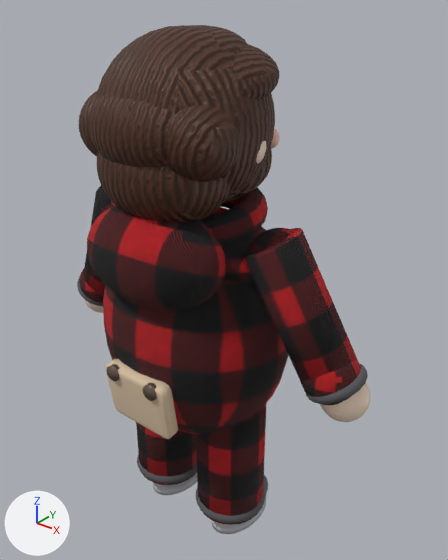
What one commit did to the glTF model assets/models/plaid_hero.glb.
Camera for both pictures: a 50 mm camera at (1.5, -1.69, 2.29) aimed at (0.07, 0.1, 1.18). Lighting does not change. The marker at lower left points along +X, +Y and +Z. The older version comes first. Vertices at exactly the same position are counted once.

The first picture shows 'HeroHead', 'HeroLeftArm', 'HeroLeftLeg', 'HeroRightArm', 'HeroRightLeg', 'HeroTorso'.
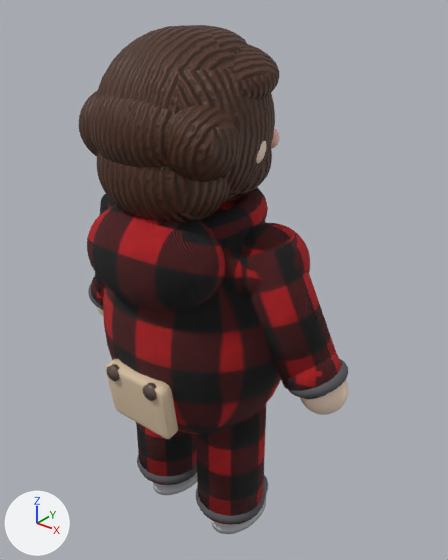
Where the change shows, as pixel boxes (x1, y1, x2, y2) in the pictures (448 x 560 px; the box of a moved part takes in the faces that stretch with it):
'HeroTorso', reshaped: before (87, 187, 288, 439); after (87, 187, 281, 439)
'HeroRightArm', reshaped, moved: before (243, 228, 371, 422); after (239, 223, 348, 415)
'HeroLeftArm', reshaped, moved: before (77, 185, 115, 313); after (88, 194, 115, 316)
part 1 of me_sphere_027, moved or reshaped: before (84, 185, 113, 297); after (94, 194, 108, 307)
part 2 of me_sphere_027, moved or reshaped: before (79, 269, 103, 303); after (91, 276, 103, 306)
part 3 of me_sphere_027, moved or reshaped (mostly hidden): before (77, 277, 103, 306); after (88, 282, 103, 310)
part 4 of me_sphere_027, moved or reshaped (mostly hidden): before (84, 299, 104, 313); after (96, 306, 104, 316)
part 5 of me_sphere_027, surface changed: before (102, 199, 115, 297); after (107, 198, 115, 208)
part 6 of me_sphere_032, moved or reshaped: before (243, 228, 360, 381); after (239, 233, 336, 391)
part 7 of me_sphere_032, moved or reshaped: before (301, 360, 361, 405); after (288, 353, 341, 399)
part 8 of me_sphere_032, moved or reshaped: before (305, 363, 368, 404); after (289, 359, 348, 398)
part 9 of me_sphere_032, moved or reshaped: before (320, 383, 371, 422); after (300, 380, 348, 415)
part 10 of me_sphere_032, moved or reshaped (mostly hidden before): before (275, 228, 293, 233); after (242, 223, 310, 286)
part 11 of me_sphere, moved or reshaped (not visible before): after (209, 202, 234, 216)
part 12 of me_sphere, surface changed: before (220, 208, 266, 283); after (217, 203, 266, 292)

What the commit changed:
me_sphere_027 is used by ob_heroleftarm; location (-0.38, 0.02, 1.38).
me_sphere_027 had 2002 vertices, 3988 faces and spanned x -0.385..0.108, y -0.145..0.149, z -0.585..0.13.
me_sphere_027 now has 2002 vertices, 3988 faces and spans x -0.325..0.145, y -0.146..0.149, z -0.575..0.145.
me_sphere_027 part 1: the loose piece of 56 vertices spanning x -0.342..0.102, y -0.145..0.145, z -0.47..0.13 is multiplied about its middle by the matrix ((1.013, 0.003, -0.112), (0.003, 1.026, 0.007), (0.067, 0.007, 0.971)), then moved by (0.03, 0.0, 0.0).
me_sphere_027 part 2: the loose piece of 478 vertices spanning x -0.352..-0.128, y -0.092..0.132, z -0.512..-0.288 is moved by (0.05, 0.0, 0.01).
me_sphere_027 part 3: the loose piece of 512 vertices spanning x -0.37..-0.15, y -0.089..0.149, z -0.497..-0.363 is turned -5.2 degrees about the y axis through its middle, then moved by (0.05, 0.0, 0.01).
me_sphere_027 part 4: the loose piece of 478 vertices spanning x -0.385..-0.195, y -0.045..0.145, z -0.585..-0.395 is moved by (0.06, 0.0, 0.01).
me_sphere_027 part 5: 784 kept faces spanning x -0.272..0.145, y -0.145..0.141, z -0.461..0.143 get new texture (UV) coordinates.
Other edits to the shape of me_sphere_027 do not show in these pictures.
me_sphere_032 is used by ob_herorightarm; location (0.38, 0.02, 1.38).
me_sphere_032 had 2002 vertices, 3988 faces and spanned x -0.108..0.385, y -0.145..0.149, z -0.585..0.13.
me_sphere_032 now has 2002 vertices, 3988 faces and spans x -0.145..0.325, y -0.146..0.149, z -0.575..0.145.
me_sphere_032 part 6: the loose piece of 56 vertices spanning x -0.102..0.342, y -0.145..0.145, z -0.47..0.13 is multiplied about its middle by the matrix ((1.013, -0.003, 0.112), (-0.003, 1.026, 0.007), (-0.067, 0.007, 0.971)), then moved by (-0.03, 0.0, 0.0).
me_sphere_032 part 7: the loose piece of 478 vertices spanning x 0.128..0.352, y -0.092..0.132, z -0.512..-0.288 is moved by (-0.05, 0.0, 0.01).
me_sphere_032 part 8: the loose piece of 512 vertices spanning x 0.15..0.37, y -0.089..0.149, z -0.497..-0.363 is turned 5.2 degrees about the y axis through its middle, then moved by (-0.05, 0.0, 0.01).
me_sphere_032 part 9: the loose piece of 478 vertices spanning x 0.195..0.385, y -0.045..0.145, z -0.585..-0.395 is moved by (-0.06, 0.0, 0.01).
me_sphere_032 part 10: 478 of 2002 vertices moved; they spanned x -0.108..0.128, y -0.118..0.118, z -0.118..0.118 and now span x -0.145..0.145, y -0.145..0.145, z -0.145..0.145; mean shift (-0.01, 0.0, 0.0); largest move (0.01, 0.0, -0.118) -> (0.0, 0.093, 0.111).
me_sphere has 2122 vertices, 4216 faces and spans x -0.418..0.418, y -0.405..0.349, z -0.228..0.853.
me_sphere is used by ob_herotorso; location (0.0, 0.0, 0.72).
me_sphere part 11: 478 of 2122 vertices moved; they spanned x -0.379..0.379, y -0.216..0.236, z 0.506..0.774 and now span x -0.405..0.405, y -0.23..0.25, z 0.445..0.815; mean shift (0.0, 0.0, -0.01); largest move (0.0, 0.01, 0.506) -> (0.031, 0.09, 0.804).
me_sphere part 12: 804 kept faces spanning x -0.405..0.405, y -0.23..0.25, z 0.448..0.812 get new texture (UV) coordinates.
Object 'HeroLeftArm' (ob_heroleftarm) moves from (-0.38, 0.02, 1.38) to (-0.35, 0.02, 1.36).
Object 'HeroRightArm' (ob_herorightarm) moves from (0.38, 0.02, 1.38) to (0.35, 0.02, 1.36).
